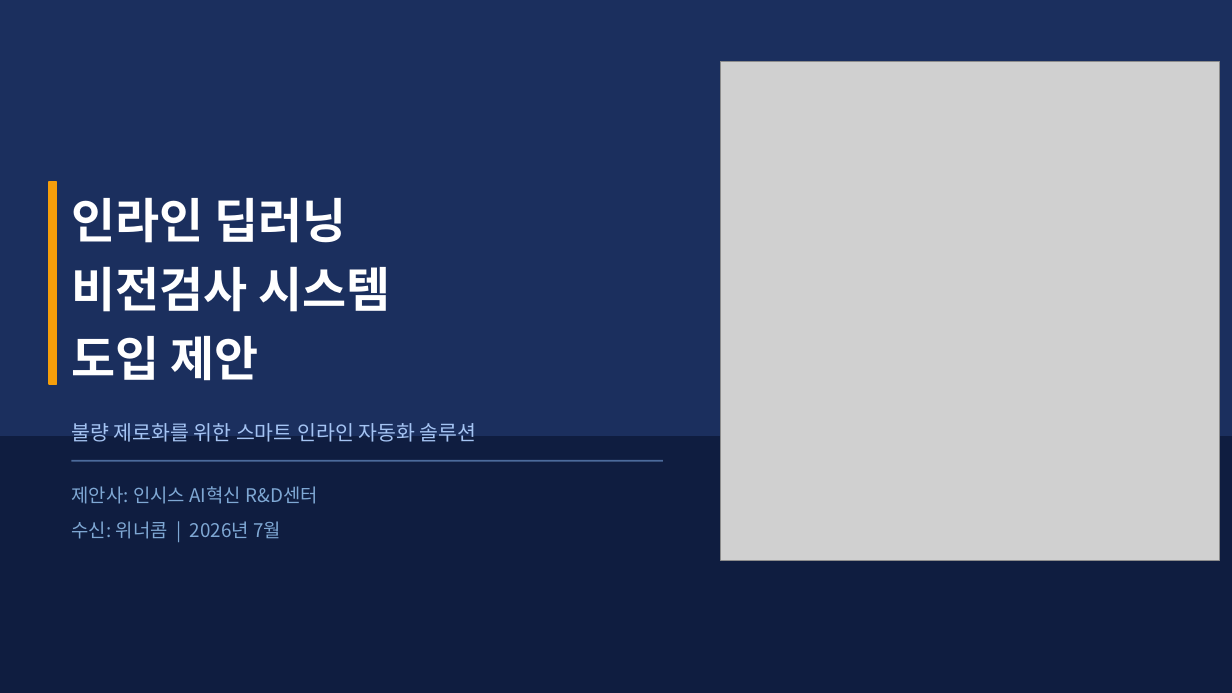
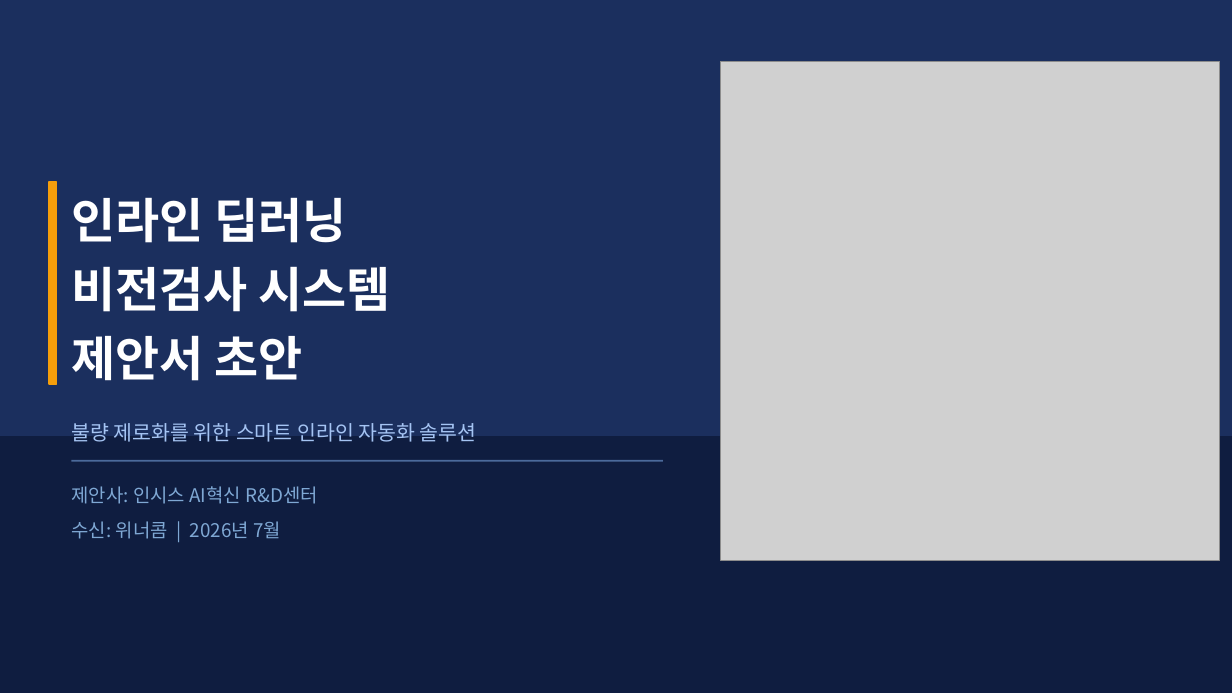
Before and after one commit to Insys-HQ/Insys-review, a slide deck: slide 1 of winnercomb.pptx. Drawn at 1232x693 pixels with LibreOffice and Linux fonts; fonts in the diff are those of the drawing; grey boxes stand for pictures. Boxes give left, top, right and bottom in pixels: in the first picture for what was removed or moved away, otherwise in the second. Text is boxed around its words. In the diff, an @@ line names an element or a change of style, - is before the commit and + after.

Commit message:
Update winnercomb.pptx - cover title to 제안서 초안

```diff
--- a/winnercomb.pptx
+++ b/winnercomb.pptx
@@ text at [71,335,302,381]: text changed @@
-도입 제안
+제안서 초안
```
